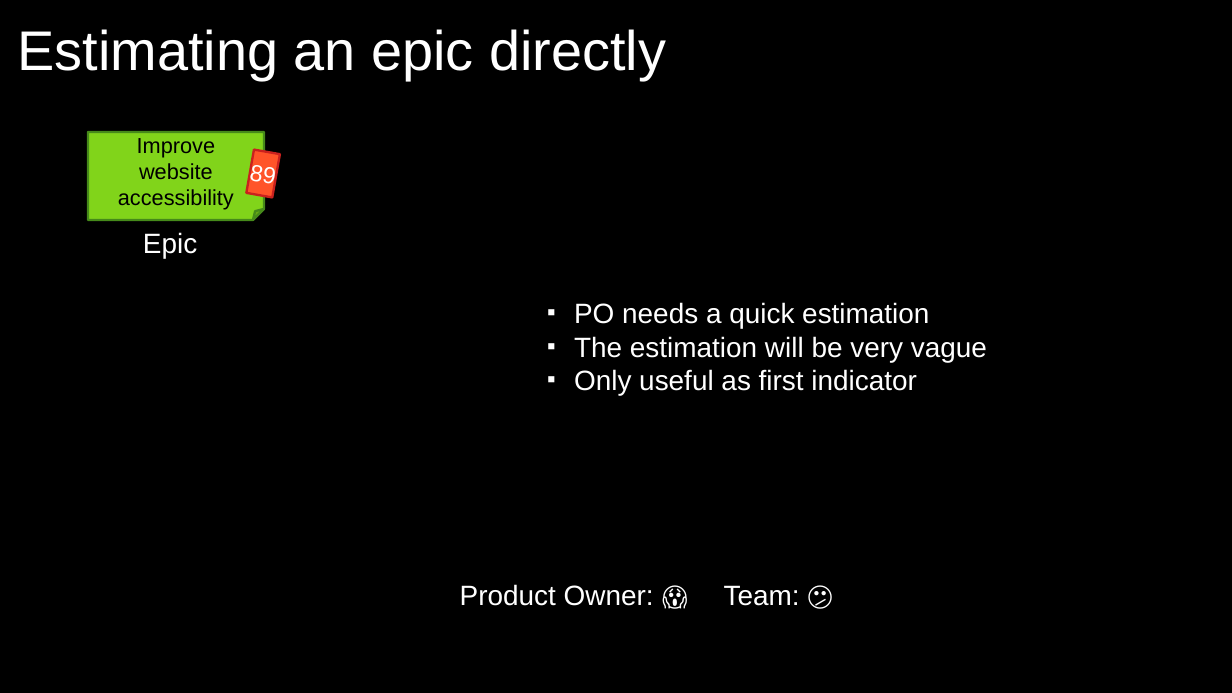
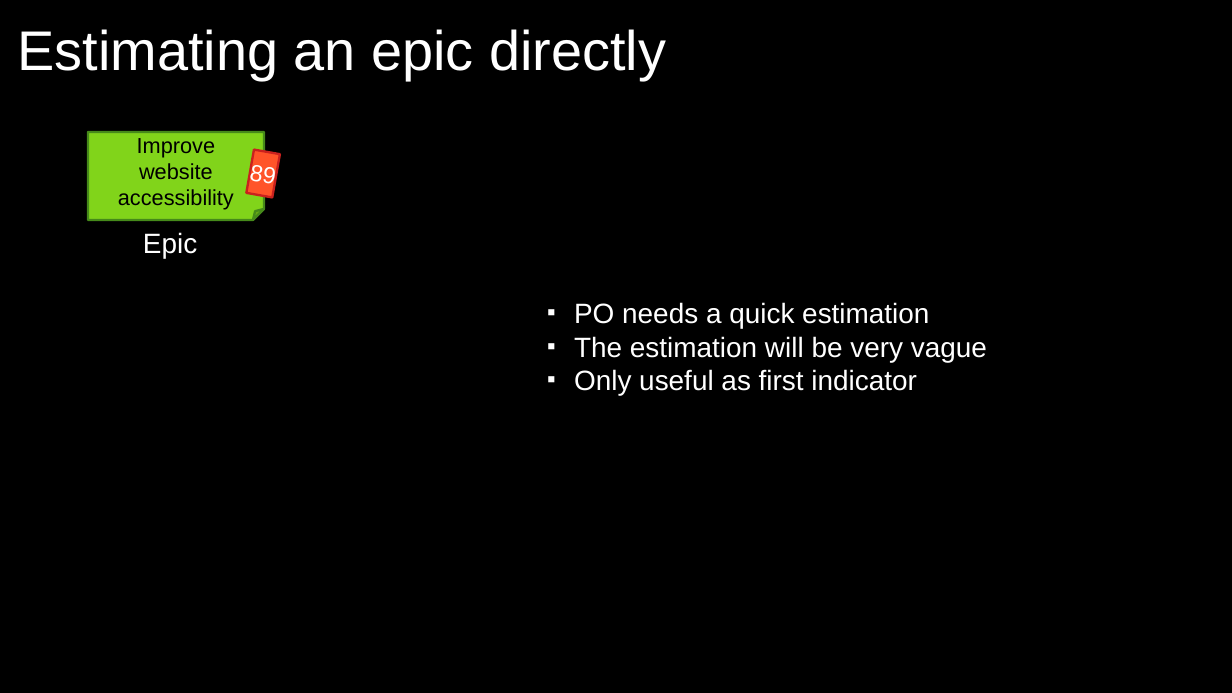
Before and after one commit to exasol/tutorials, a slide deck: slide 25 of estimating/estimating.odp (slide 19 before the commit). Drawn at 1232x693 pixels with LibreOffice and Linux fonts; fonts in the diff are those of the drawing; background and template pictures are left out. Boxes give left, top, right and bottom in pixels: in the first picture for what was removed or moved away, otherwise in the second. Text is boxed around its words. In the diff, an @@ line names an element or a change of style, - is before the commit and + after.

```diff
--- a/estimating/estimating.odp
+++ b/estimating/estimating.odp
@@ text removed at [460,584,800,606] @@
-Product Owner: 😱 Team: 😕
```
Also in this commit, not shown: 10 other slides changed, 6 slides added.
